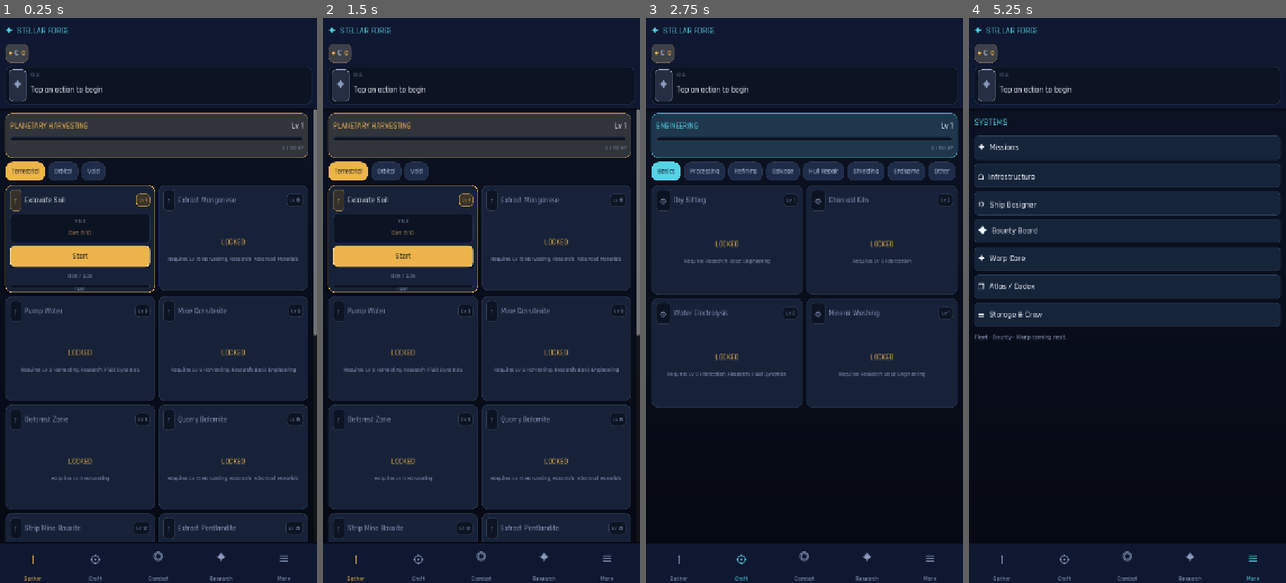
Above: before the commit, frames 1-4 (left to right).
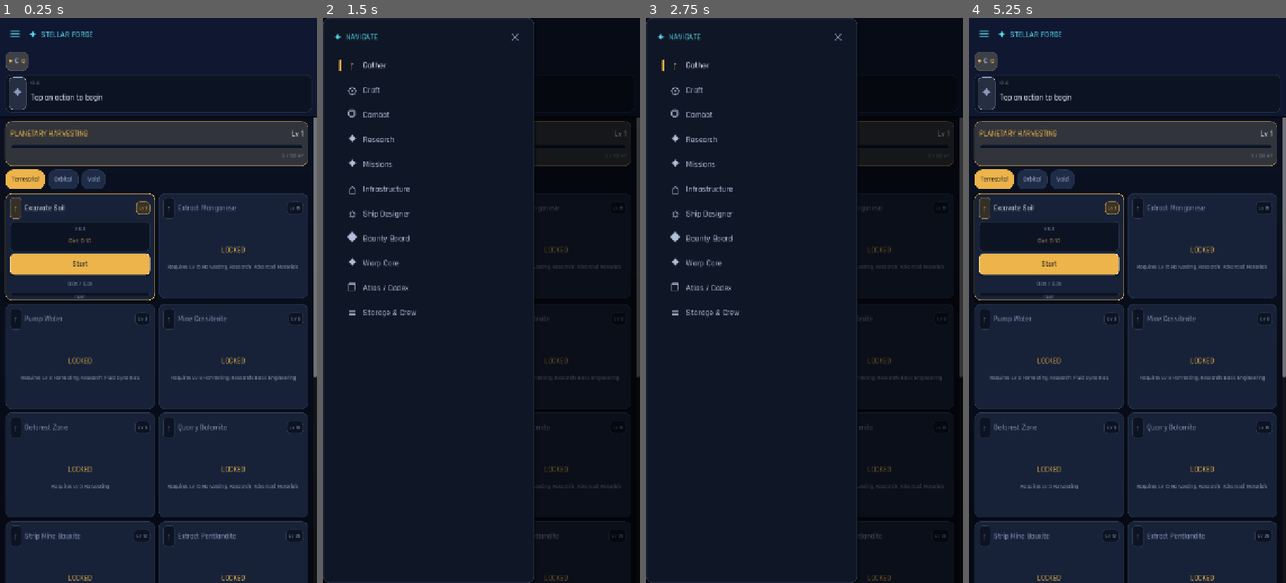
Above: after the commit, the same moments.

Repository: trakyalilter/TestMobileGame
Game: Godot game, scene res://scenes/main.tscn
Same seed, same stepped clock (60 frames per second), same inputs: the game is played once before the commit and once after it.
Inputs (mouse positions are in pixels of both pictures, inside the frame that each line leads up to):
- Up to frame 1 (0.25 s): no input
- Up to frame 2 (1.5 s): click (338, 34) at 0.5 s, where only the run after the commit has a clickable "☰"; click (354, 560) at 1.27 s
- Up to frame 3 (2.75 s): click (741, 560) at 2.02 s
- Up to frame 4 (5.25 s): click (1162, 40) at 2.75 s, where only the run after the commit has a clickable "✕"; click (1127, 560) at 3.52 s; click (1190, 560) at 4.27 s; click (1254, 560) at 5.02 s

The runs differ from the first frame. In frame 1, 18% of the frame differs, in the area x 0-100%, y 1-100%; in frame 2, 36%; in frame 3, 30%; in frame 4, 53%.

Commit message:
Replace bottom nav with a hamburger slide-out drawer
Navigation is now a left drawer toggled by a ☰ button in the header, giving
direct access to ALL 11 pages (previously only 5 in the footer + a More
submenu). Drawer slides in/out with a scrim, tap-outside or ✕ to close, active
page marked with an accent bar + highlight. Footer nav removed (content gains
that vertical space); sub-page back buttons now open the drawer.

https://claude.ai/code/session_01GUAm67mj5mAEoyJTAWupry

Diff:
--- a/scripts/ui/main.gd
+++ b/scripts/ui/main.gd
@@ -42,6 +42,21 @@
 const C_PANEL := "111c2e"
 const DOMAIN := {"gather": GOLD, "craft": CYAN, "combat": RED, "research": PURP, "more": CYAN}
 const NAV_ICON := {"gather": "↑", "craft": "⚙", "combat": "◎", "research": "✦", "more": "≡"}
+# Hamburger drawer — every page reachable from one slide-out menu.
+const NAV_ALL := [
+	{"id": "gather",   "label": "Gather",         "icon": "↑"},
+	{"id": "craft",    "label": "Craft",          "icon": "⚙"},
+	{"id": "combat",   "label": "Combat",         "icon": "◎"},
+	{"id": "research", "label": "Research",       "icon": "✦"},
+	{"id": "missions", "label": "Missions",       "icon": "✦"},
+	{"id": "build",    "label": "Infrastructure", "icon": "⌂"},
+	{"id": "ship",     "label": "Ship Designer",  "icon": "⛭"},
+	{"id": "bounty",   "label": "Bounty Board",   "icon": "◆"},
+	{"id": "warp",     "label": "Warp Core",      "icon": "✦"},
+	{"id": "atlas",    "label": "Atlas / Codex",  "icon": "❒"},
+	{"id": "stats",    "label": "Storage & Crew", "icon": "≡"},
+]
+const DRAWER_W := 480.0
 
 # Global text scale — bumps every font size for phone readability without
 # touching individual call sites. Tune this one number to rescale the whole UI.
@@ -52,6 +67,10 @@
 var content: Control
 var pages := {}
 var nav_items := {}
+var drawer: Control
+var drawer_panel: PanelContainer
+var drawer_scrim: ColorRect
+var drawer_open := false
 var current := ""
 var gather_cat := "terrestrial"
 var craft_cat := "basics"
@@ -200,11 +219,30 @@
 	var topv := VBoxContainer.new()
 	topv.add_theme_constant_override("separation", 8)
 	top.add_child(topv)
+	var hdr := HBoxContainer.new()
+	hdr.add_theme_constant_override("separation", 10)
+	var ham := Button.new()
+	ham.text = "☰"
+	ham.flat = true
+	ham.focus_mode = Control.FOCUS_NONE
+	ham.custom_minimum_size = Vector2(44, 40)
+	ham.add_theme_font_size_override("font_size", _fs(22))
+	ham.add_theme_color_override("font_color", Color.html(CYAN))
+	ham.add_theme_color_override("font_color_hover", Color.html(CYAN))
+	ham.add_theme_color_override("font_color_pressed", Color.html(GOLD))
+	var empty_btn := StyleBoxEmpty.new()
+	for st in ["normal", "hover", "pressed", "focus"]:
+		ham.add_theme_stylebox_override(st, empty_btn)
+	ham.pressed.connect(_toggle_drawer)
+	hdr.add_child(ham)
 	var title := Label.new()
 	title.text = "✦  STELLAR FORGE"
+	title.size_flags_horizontal = Control.SIZE_EXPAND_FILL
+	title.size_flags_vertical = Control.SIZE_SHRINK_CENTER
 	title.add_theme_font_size_override("font_size", _fs(15))
 	title.add_theme_color_override("font_color", Color.html(CYAN))
-	topv.add_child(title)
+	hdr.add_child(title)
+	topv.add_child(hdr)
 	var scroll := ScrollContainer.new()
 	scroll.horizontal_scroll_mode = ScrollContainer.SCROLL_MODE_AUTO
 	scroll.vertical_scroll_mode = ScrollContainer.SCROLL_MODE_DISABLED
@@ -227,15 +265,141 @@
 		content.add_child(page)
 		pages[pid] = page
 
-	# ---- Bottom nav ----
-	var bottom := PanelContainer.new()
-	bottom.add_theme_stylebox_override("panel", _nav_style())
-	root.add_child(bottom)
-	var tabs := HBoxContainer.new()
-	tabs.add_theme_constant_override("separation", 0)
-	bottom.add_child(tabs)
-	for t in BOTTOM:
-		tabs.add_child(_make_nav_item(t.id, t.label))
+	# ---- Slide-out navigation drawer (replaces the bottom nav) ----
+	_build_drawer()
+
+func _build_drawer() -> void:
+	drawer = Control.new()
+	drawer.set_anchors_and_offsets_preset(Control.PRESET_FULL_RECT)
+	drawer.mouse_filter = Control.MOUSE_FILTER_STOP
+	drawer.visible = false
+	safe_margin.add_child(drawer)
+
+	drawer_scrim = ColorRect.new()
+	drawer_scrim.color = Color(0, 0, 0, 0.0)   # faded in on open
+	drawer_scrim.set_anchors_and_offsets_preset(Control.PRESET_FULL_RECT)
+	drawer_scrim.mouse_filter = Control.MOUSE_FILTER_STOP
+	drawer_scrim.gui_input.connect(func(ev: InputEvent) -> void:
+		if (ev is InputEventMouseButton and ev.pressed) or (ev is InputEventScreenTouch and ev.pressed):
+			_close_drawer())
+	drawer.add_child(drawer_scrim)
+
+	drawer_panel = PanelContainer.new()
+	drawer_panel.add_theme_stylebox_override("panel", _card_style(_mix(SURFACE, BG_BOT, 0.5), LINE, 1, true))
+	drawer_panel.set_anchors_preset(Control.PRESET_LEFT_WIDE)
+	drawer_panel.offset_top = 0
+	drawer_panel.offset_bottom = 0
+	drawer_panel.offset_left = -DRAWER_W
+	drawer_panel.offset_right = 0
+	drawer.add_child(drawer_panel)
+
+	var m := MarginContainer.new()
+	for side in ["left", "right", "top", "bottom"]:
+		m.add_theme_constant_override("margin_" + side, 14)
+	drawer_panel.add_child(m)
+	var col := VBoxContainer.new()
+	col.add_theme_constant_override("separation", 6)
+	m.add_child(col)
+
+	var dh := HBoxContainer.new()
+	var dt := Label.new()
+	dt.text = "✦  NAVIGATE"
+	dt.size_flags_horizontal = Control.SIZE_EXPAND_FILL
+	dt.add_theme_font_size_override("font_size", _fs(15))
+	dt.add_theme_color_override("font_color", Color.html(CYAN))
+	dh.add_child(dt)
+	var cx := Button.new()
+	cx.text = "✕"
+	cx.flat = true
+	cx.focus_mode = Control.FOCUS_NONE
+	cx.custom_minimum_size = Vector2(36, 36)
+	cx.add_theme_font_size_override("font_size", _fs(16))
+	cx.add_theme_color_override("font_color", Color.html(C_DIM))
+	var eb := StyleBoxEmpty.new()
+	for st in ["normal", "hover", "pressed", "focus"]:
+		cx.add_theme_stylebox_override(st, eb)
+	cx.pressed.connect(_close_drawer)
+	dh.add_child(cx)
+	col.add_child(dh)
+
+	var sep := HSeparator.new()
+	col.add_child(sep)
+
+	var list_sc := ScrollContainer.new()
+	list_sc.horizontal_scroll_mode = ScrollContainer.SCROLL_MODE_DISABLED
+	list_sc.size_flags_vertical = Control.SIZE_EXPAND_FILL
+	col.add_child(list_sc)
+	var list := VBoxContainer.new()
+	list.add_theme_constant_override("separation", 4)
+	list.size_flags_horizontal = Control.SIZE_EXPAND_FILL
+	list_sc.add_child(list)
+	for t in NAV_ALL:
+		list.add_child(_make_drawer_item(t.id, t.label, t.icon))
+
+func _make_drawer_item(id: String, label: String, icon: String) -> Button:
+	var btn := Button.new()
+	btn.flat = true
+	btn.focus_mode = Control.FOCUS_NONE
+	btn.size_flags_horizontal = Control.SIZE_EXPAND_FILL
+	btn.custom_minimum_size = Vector2(0, 52)
+	var hb := HBoxContainer.new()
+	hb.set_anchors_and_offsets_preset(Control.PRESET_FULL_RECT)
+	hb.add_theme_constant_override("separation", 12)
+	hb.mouse_filter = Control.MOUSE_FILTER_IGNORE
+	hb.offset_left = 12
+	hb.offset_right = -12
+	btn.add_child(hb)
+	var bar := Panel.new()                       # left accent bar (active indicator)
+	bar.custom_minimum_size = Vector2(4, 26)
+	bar.size_flags_vertical = Control.SIZE_SHRINK_CENTER
+	bar.mouse_filter = Control.MOUSE_FILTER_IGNORE
+	hb.add_child(bar)
+	var ic := Label.new()
+	ic.text = icon
+	ic.custom_minimum_size = Vector2(26, 0)
+	ic.horizontal_alignment = HORIZONTAL_ALIGNMENT_CENTER
+	ic.size_flags_vertical = Control.SIZE_SHRINK_CENTER
+	ic.add_theme_font_size_override("font_size", _fs(18))
+	ic.mouse_filter = Control.MOUSE_FILTER_IGNORE
+	hb.add_child(ic)
+	var lab := Label.new()
+	lab.text = label
+	lab.size_flags_horizontal = Control.SIZE_EXPAND_FILL
+	lab.size_flags_vertical = Control.SIZE_SHRINK_CENTER
+	lab.add_theme_font_size_override("font_size", _fs(15))
+	lab.mouse_filter = Control.MOUSE_FILTER_IGNORE
+	hb.add_child(lab)
+	btn.pressed.connect(_show.bind(id))
+	nav_items[id] = {"btn": btn, "icon": ic, "label": lab, "bar": bar}
+	return btn
+
+func _toggle_drawer() -> void:
+	if drawer_open:
+		_close_drawer()
+	else:
+		_open_drawer()
+
+func _open_drawer() -> void:
+	if drawer_open:
+		return
+	drawer_open = true
+	drawer.visible = true
+	var tw := create_tween()
+	tw.set_parallel(true)
+	tw.tween_property(drawer_panel, "offset_left", 0.0, 0.18).set_trans(Tween.TRANS_QUAD).set_ease(Tween.EASE_OUT)
+	tw.tween_property(drawer_panel, "offset_right", DRAWER_W, 0.18).set_trans(Tween.TRANS_QUAD).set_ease(Tween.EASE_OUT)
+	tw.tween_property(drawer_scrim, "color", Color(0, 0, 0, 0.55), 0.18)
+
+func _close_drawer() -> void:
+	if not drawer_open:
+		return
+	drawer_open = false
+	var tw := create_tween()
+	tw.set_parallel(true)
+	tw.tween_property(drawer_panel, "offset_left", -DRAWER_W, 0.16).set_trans(Tween.TRANS_QUAD).set_ease(Tween.EASE_IN)
+	tw.tween_property(drawer_panel, "offset_right", 0.0, 0.16).set_trans(Tween.TRANS_QUAD).set_ease(Tween.EASE_IN)
+	tw.tween_property(drawer_scrim, "color", Color(0, 0, 0, 0.0), 0.16)
+	tw.chain().tween_callback(func() -> void: drawer.visible = false)
 
 func _make_nav_item(id: String, label: String) -> Button:
 	var btn := Button.new()
@@ -300,9 +464,9 @@
 	GameState.equip_notice = ""        # transient; only shown right after a rejection
 	for pid in pages:
 		pages[pid].visible = (pid == id)
-	var hl: String = id if nav_items.has(id) else "more"
 	for bid in nav_items:
-		_style_nav(bid, bid == hl)
+		_style_nav(bid, bid == id)
+	_close_drawer()
 	_refresh_current()
 
 func _refresh_all() -> void:
@@ -1020,13 +1184,13 @@
 
 func _back_header(v: VBoxContainer) -> void:
 	var b := Button.new()
-	b.text = "‹  More"
+	b.text = "☰  Menu"
 	b.flat = true
 	b.focus_mode = Control.FOCUS_NONE
 	b.alignment = HORIZONTAL_ALIGNMENT_LEFT
 	b.add_theme_font_size_override("font_size", _fs(13))
 	b.add_theme_color_override("font_color", Color.html(C_DIM))
-	b.pressed.connect(func() -> void: _show("more"))
+	b.pressed.connect(_open_drawer)
 	v.add_child(b)
 
 # ============================================================ SHIPYARD
@@ -1879,16 +2043,21 @@
 	v.add_child(sc)
 
 func _style_nav(id: String, active: bool) -> void:
-	var item: Dictionary = nav_items[id]
-	var col: String = DOMAIN.get(id, CYAN) if active else C_MUTED
-	item["icon"].add_theme_color_override("font_color", Color.html(col))
-	item["label"].add_theme_color_override("font_color", Color.html(col))
-	var dot: Panel = item["dot"]
-	dot.visible = active
-	var ds := StyleBoxFlat.new()
-	ds.bg_color = Color.html(DOMAIN.get(id, CYAN))
-	ds.set_corner_radius_all(2)
-	dot.add_theme_stylebox_override("panel", ds)
+	var item = nav_items.get(id)
+	if item == null:
+		return
+	var accent: String = DOMAIN.get(id, CYAN)
+	item["icon"].add_theme_color_override("font_color", Color.html(accent if active else C_DIM))
+	item["label"].add_theme_color_override("font_color", Color.html(C_TEXT if active else C_DIM))
+	var bs := StyleBoxFlat.new()
+	bs.bg_color = Color.html(accent) if active else Color(0, 0, 0, 0)
+	bs.set_corner_radius_all(2)
+	item["bar"].add_theme_stylebox_override("panel", bs)
+	var nbg := StyleBoxFlat.new()
+	nbg.bg_color = Color.html(_mix(accent, SURFACE, 0.8)) if active else Color(0, 0, 0, 0)
+	nbg.set_corner_radius_all(8)
+	for st in ["normal", "hover", "pressed", "focus"]:
+		item["btn"].add_theme_stylebox_override(st, nbg)
 
 func _card(accent: String, lit: bool, min_h: int = 0) -> VBoxContainer:
 	var panel := PanelContainer.new()
